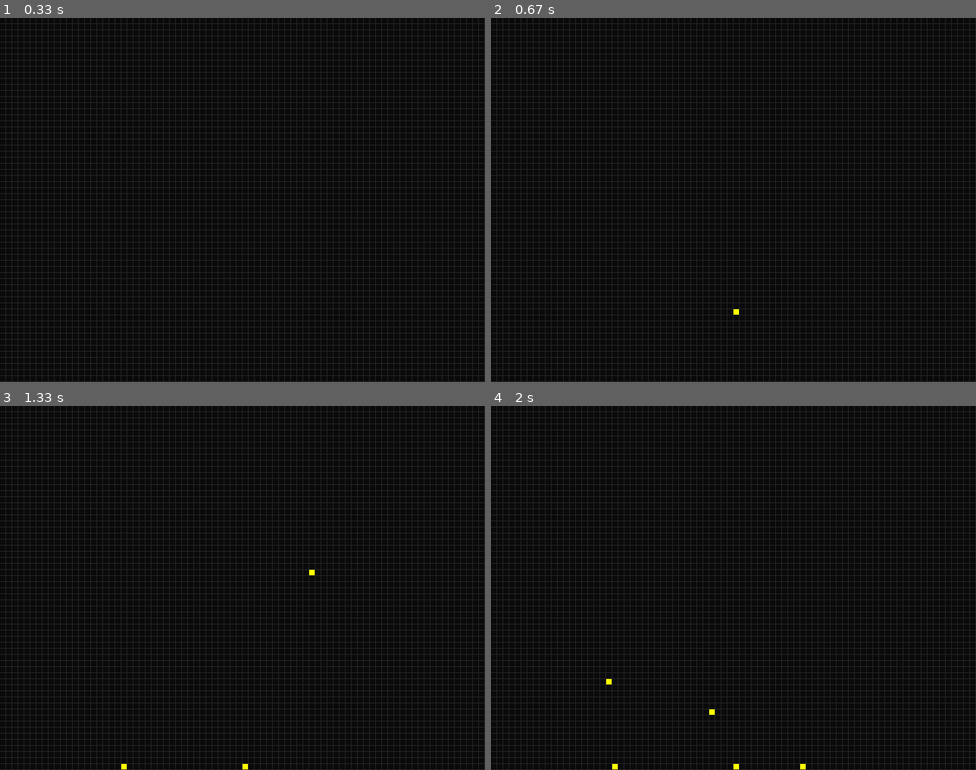
Above: before the commit, frames 1-4 (two rows, left to right).
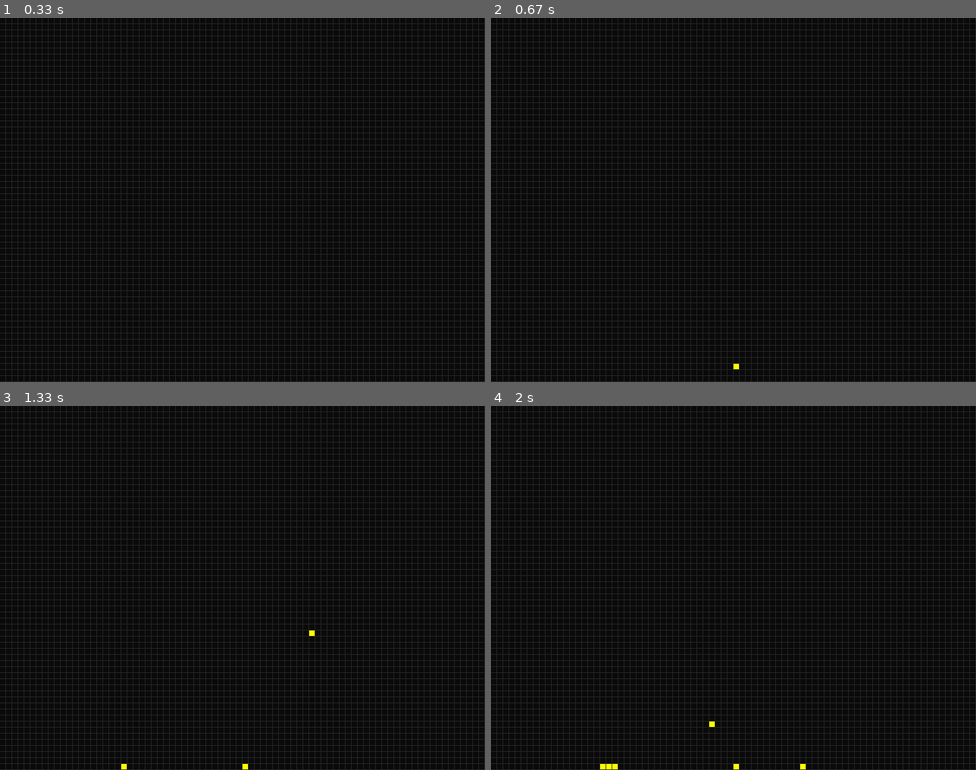
Above: after the commit, the same moments.

Repository: OB97/Pygame_Automata
Game: pygame game, started from sand.py
Same seed, same stepped clock (60 frames per second), same inputs: the game is played once before the commit and once after it.
Inputs (mouse positions are in pixels of both pictures, inside the frame that each line leads up to):
- Up to frame 1 (0.33 s): no input
- Up to frame 2 (0.67 s): click (733, 200) at 0.38 s
- Up to frame 3 (1.33 s): click (126, 591) at 0.72 s; click (315, 460) at 1.05 s
- Up to frame 4 (2 s): click (607, 453) at 1.42 s; click (709, 682) at 1.92 s

Frame 1 is identical in both runs. In frame 2, less than 0.1% of the frame differs, in the area x 50-52%, y 80-97%; in frame 3, less than 0.1%; in frame 4, less than 0.1%, in the area x 22-47%, y 75-100%.

Commit message:
Changed tick rate, added diagonal sand movement, think I need to reorganize code

Diff:
--- a/sand.py
+++ b/sand.py
@@ -27,16 +27,35 @@
 
         # If current cell is filled, check space underneath and update values
         if cells[row, col] == 1:
-            if row < len(cells) - 1 and col < 80:  # If inside screen
-                if cells[row+1, col] == 0:  # If cell directly underneath is empty
+            # If inside matrix (avoid off-screen click error)
+            if row < len(cells) - 1 and col < len(cells[row]) - 1:
+                # If cell directly underneath is empty
+                if cells[row+1, col] == 0:
                     updated_cells[row, col] = 0
                     updated_cells[row+1, col] = 1
                     color = COLOR_DIE_NEXT
-                else:
+                # If the cells diagonal under current cell are empty
+                if cells[row+1, col+1] == 0 or cells[row+1, col-1] == 0:
+                    # Right diagonal cell
+                    if cells[row+1, col+1] == 0 and not cells[row+1, col-1] == 0:
+                        updated_cells[row, col] = 0
+                        updated_cells[row + 1, col+1] = 1
+                        color = COLOR_DIE_NEXT
+                    # Left diagonal cell
+                    if cells[row+1, col-1] == 0 and not cells[row+1, col+1] == 0:
+                        updated_cells[row, col] = 0
+                        updated_cells[row+1, col-1] = 1
+                        color = COLOR_DIE_NEXT
+
+                else:  # If cell under is not empty, the current cell stays alive
                     updated_cells[row, col] = 1
                     color = COLOR_ALIVE_NEXT
+            # If outside of matrix (want cells to collect at the bottom of the matrix, avoid collection on the side)
             else:
-                updated_cells[row, col] = 1
+                if row < len(cells) - 1:  # If col is outside matrix, current cell is left blank
+                    updated_cells[row, col] = 0
+                elif col < len(cells[row]):  # If row is outside matrix, current cell is filled
+                    updated_cells[row, col] = 1
 
         # Draw the rectangle?
         pygame.draw.rect(screen, color, (col * size, row * size, size - 1, size - 1))
@@ -98,7 +117,7 @@
             pygame.display.update()
 
         # Tick time
-        time.sleep(0.015)
+        time.sleep(0.01)
 
 
 if __name__ == '__main__':
